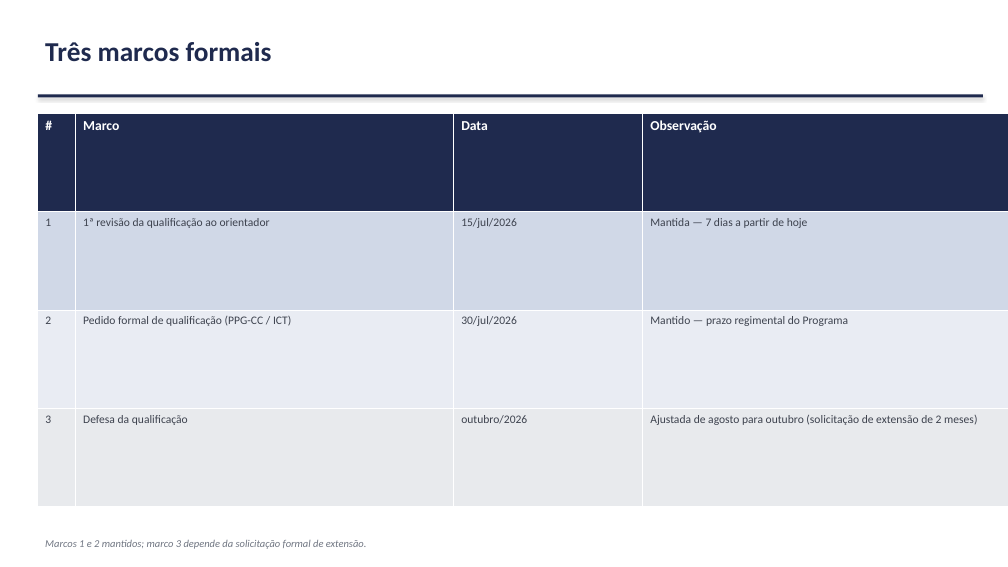
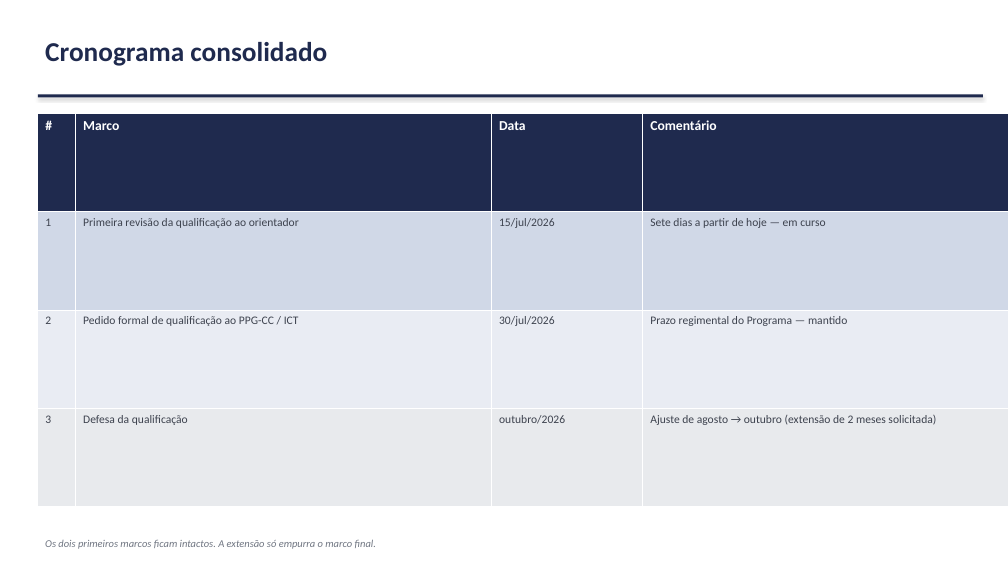
Before and after one commit to marcellozzetti/Facial-Recognition-Models-Mitigating-Bias, a slide deck: slide 8 of docs/ativo/material_reuniao_orientador_2026-07-08.pptx (slide 4 before the commit). Drawn at 1008x567 pixels with LibreOffice and Linux fonts; fonts in the diff are those of the drawing. Boxes give left, top, right and bottom in pixels: in the first picture for what was removed or moved away, otherwise in the second. Text is boxed around its words. In the diff, an @@ line names an element or a change of style, - is before the commit and + after.

```diff
--- a/docs/ativo/material_reuniao_orientador_2026-07-08.pptx
+++ b/docs/ativo/material_reuniao_orientador_2026-07-08.pptx
@@ text at box(45, 42, 327, 66): text changed @@
-Três marcos formais
+Cronograma consolidado
@@ table at box(38, 113, 1008, 507) @@
-row 1, column 4: Observação
+row 1, column 4: Comentário
-row 2, column 2: 1ª revisão da qualificação ao orientador
+row 2, column 2: Primeira revisão da qualificação ao orientador
-row 2, column 4: Mantida — 7 dias a partir de hoje
+row 2, column 4: Sete dias a partir de hoje — em curso
-row 3, column 2: Pedido formal de qualificação (PPG-CC / ICT)
+row 3, column 2: Pedido formal de qualificação ao PPG-CC / ICT
-row 3, column 4: Mantido — prazo regimental do Programa
+row 3, column 4: Prazo regimental do Programa — mantido
-row 4, column 4: Ajustada de agosto para outubro (solicitação de extensão de 2 meses)
+row 4, column 4: Ajuste de agosto → outubro (extensão de 2 meses solicitada)
@@ text at box(45, 540, 376, 549): text changed @@
-Marcos 1 e 2 mantidos; marco 3 depende da solicitação formal de extensão.
+Os dois primeiros marcos ficam intactos. A extensão só empurra o marco final.
```
Also in this commit, not shown: 9 other slides changed, 16 slides added, 8 slides removed, 1 other file.
